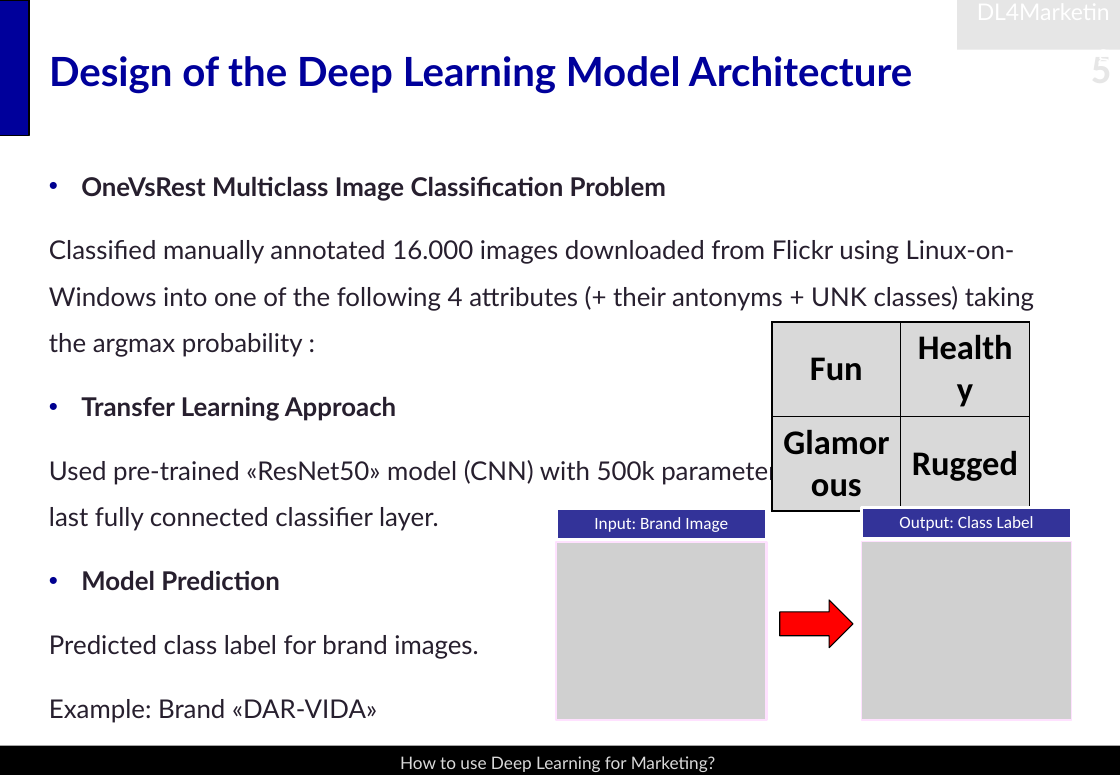
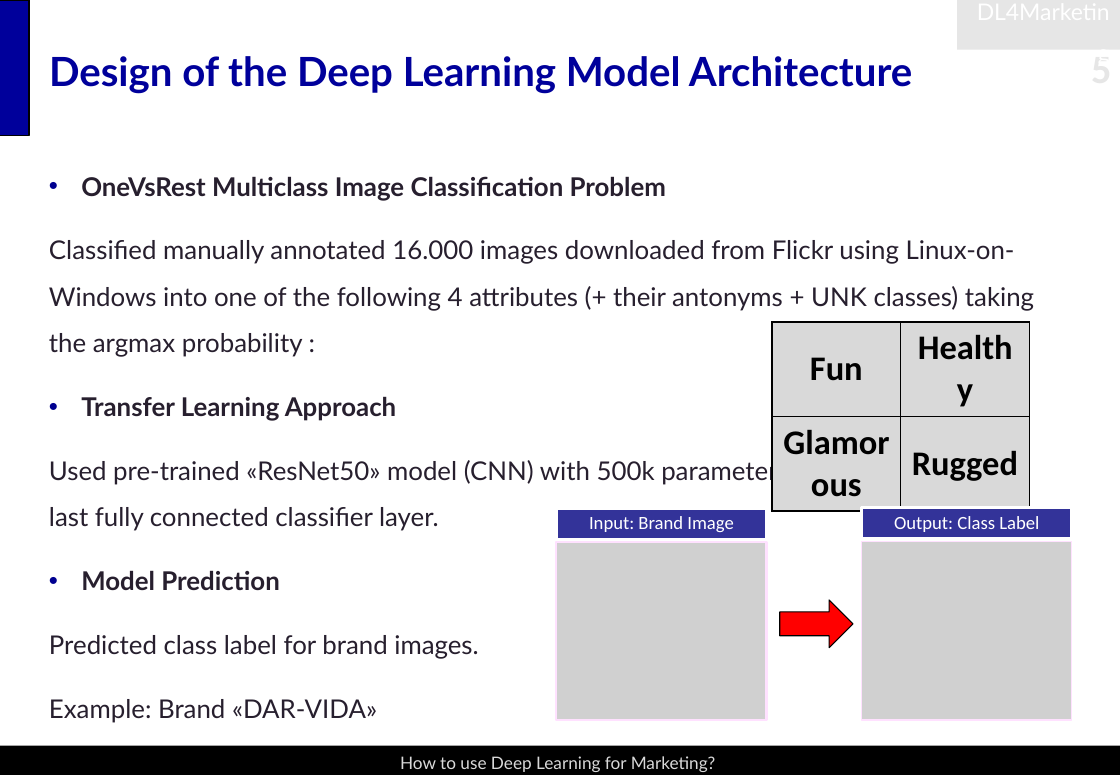
Before and after one commit to snoweZz/DLfM_BrandManagement, a slide deck: slide 5 of about_me/BrandManagement.pptx. Drawn at 1120x775 pixels with LibreOffice and Linux fonts; fonts in the diff are those of the drawing; grey boxes stand for pictures. Boxes give left, top, right and bottom in pixels: in the first picture for what was removed or moved away, otherwise in the second. Text is boxed around its words. In the diff, an @@ line names an element or a change of style, - is before the commit and + after.

```diff
--- a/about_me/BrandManagement.pptx
+++ b/about_me/BrandManagement.pptx
@@ text "Input: Brand Image" at (x1=589, y1=516, x2=733, y2=532): size 12 to 13 pt @@
@@ text "Output: Class Label" at (x1=894, y1=516, x2=1039, y2=532): size 12 to 13 pt @@
```
Also in this commit, not shown: 1 other slide changed.
